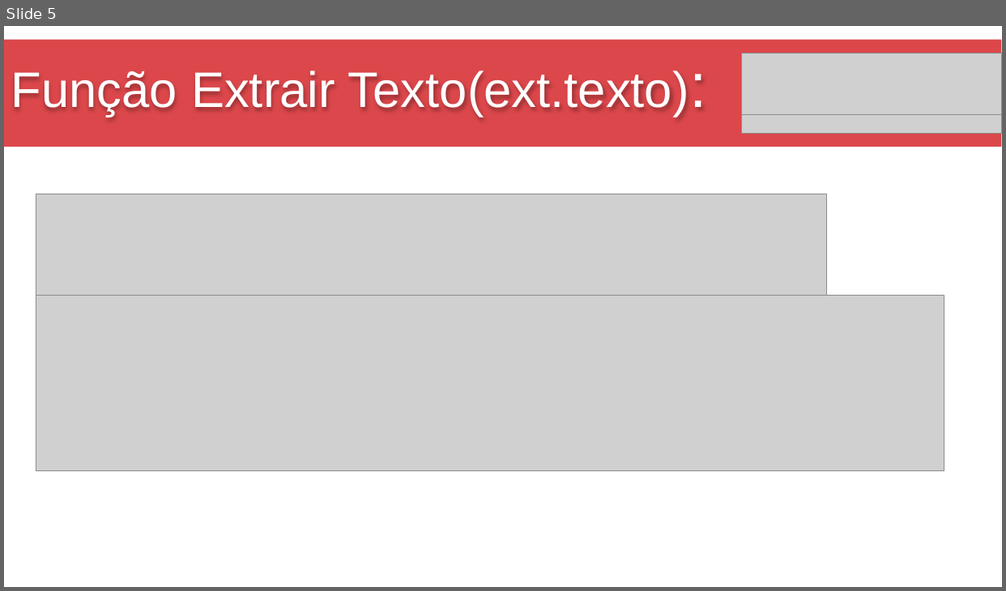
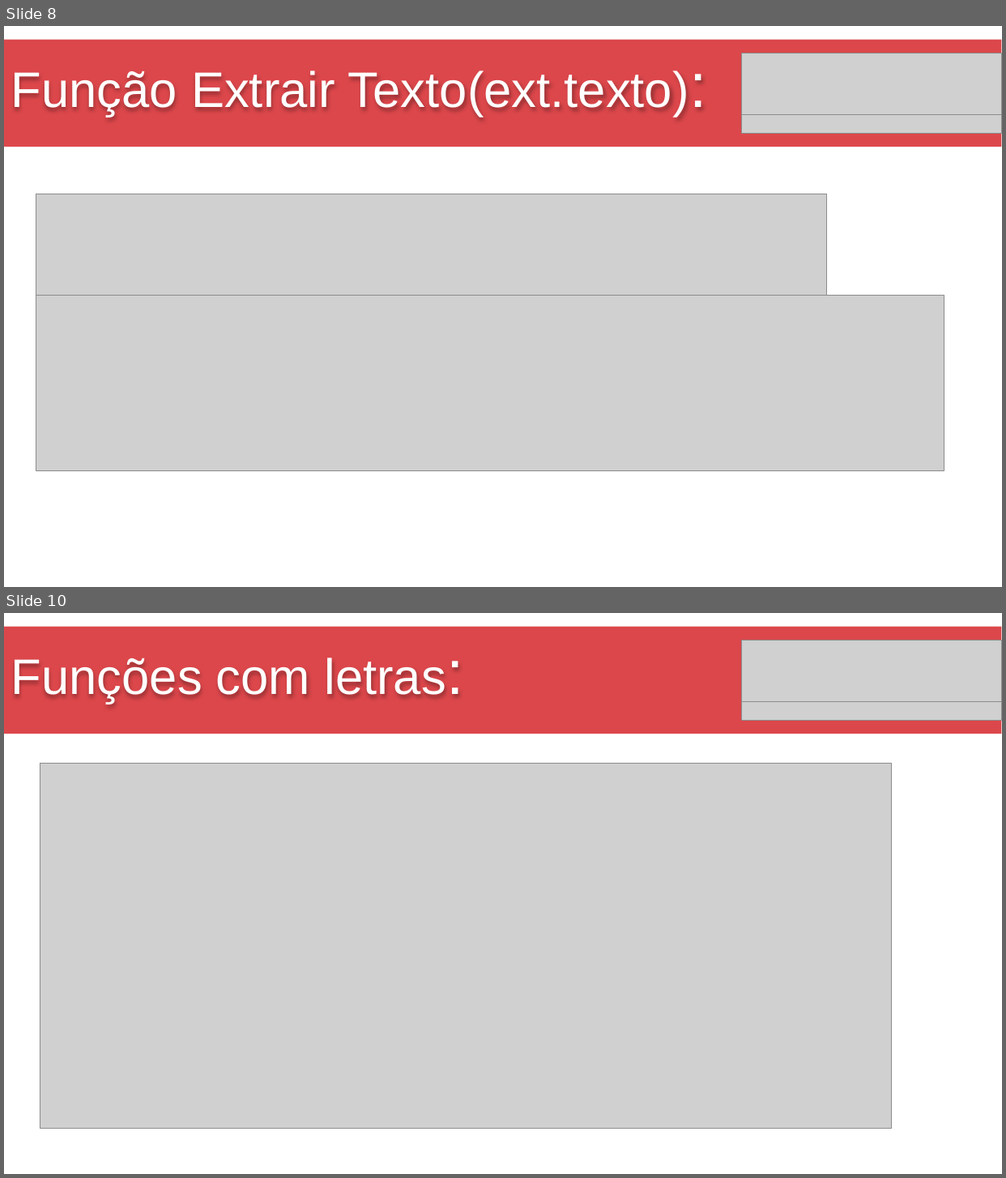
Before and after one commit to Marcsuper/TeachX, a slide deck: Turma Intensivo - Manhã Julho 2017/Aula 5/Aula de Excel 5.pptx. Shown one above the other, each under a label of ours: slide 5 before the commit, slides 8 and 10 after it; the slides between them are not shown. The pictures are 1006x591 and 1006x1178 pixels, drawn with LibreOffice and Linux fonts; fonts in the diff are those of the drawing; grey boxes stand for pictures. Boxes give left, top, right and bottom in pixels: in the first picture for what was removed or moved away, otherwise in the second. Text is boxed around its words. In the diff, an @@ line names an element or a change of style, - is before the commit and + after.

```diff
--- a/Turma Intensivo - Manhã Julho 2017/Aula 5/Aula de Excel 5.pptx
+++ b/Turma Intensivo - Manhã Julho 2017/Aula 5/Aula de Excel 5.pptx
@@ slide 10 added at box(4, 613, 1002, 1174), background #FFFFFF @@
@@ rectangle added at box(4, 627, 1001, 734), fill #DC474B @@
@@ title added at box(11, 658, 445, 704), 48 pt, text #FFFFFF @@
+Funções com letras:
@@ picture added at box(741, 640, 1001, 701) @@
@@ picture added at box(742, 702, 1002, 721) @@
@@ picture added at box(40, 764, 892, 1129) @@
@@ what was slide 5 is now slide 8 @@
```
Also in this commit, not shown: 1 other slide added, 7 other files.
